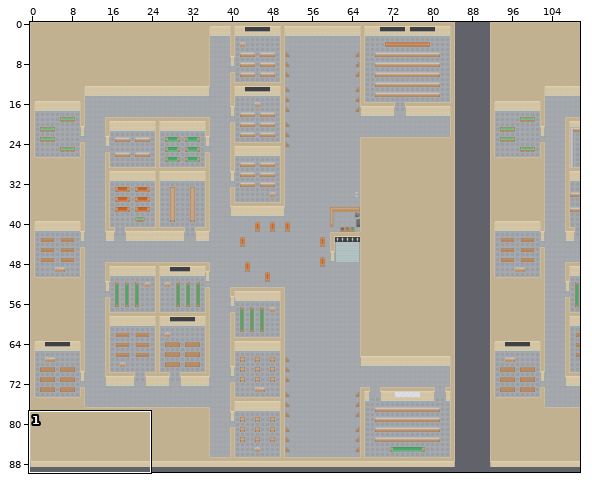
Tiled map: core/assets/visuals/maps/NEB_Dungeon.tmx. The first picture is a wide view before the edit; the outline marks the close-up.
Close-up. As it was:
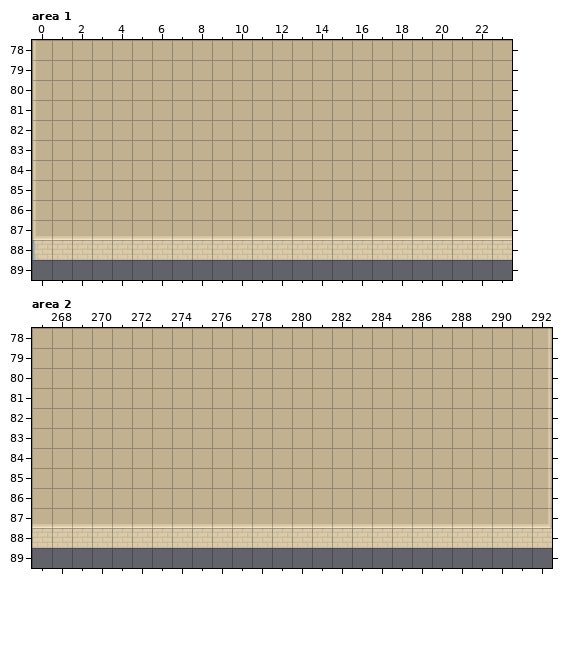
Cells are 64x64 px. Shown: area 1 x 0..23, y 78..89; area 2 x 267..292, y 78..89. The commit also changed other parts of the map, which this record leaves out. Tiles whose own drawing changed are shown in their newer look in all pictures. The old version is drawn lined up with the new one.
After:
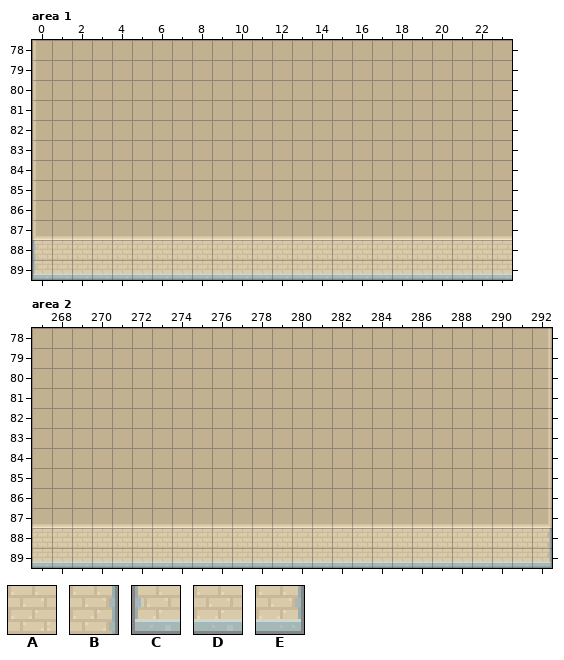
Key: from "roguelikeCity_magenta64": A 205, B 206, C 321, D 322, E 323.
_ is an empty cell, . an unchanged one.
What changed:
map size 293x89 -> 293x90 cells
--- layer "Background", area 1
@@ x 0..23 @@
-89 ________________________
+89 CDDDDDDDDDDDDDDDDDDDDDDD
--- layer "Background", area 2
@@ x 267..292 @@
-89 __________________________
+89 DDDDDDDDDDDDDDDDDDDDDDDDDE
--- layer "Collision", area 2
@@ x 292..292 @@
-88 A
+88 B
